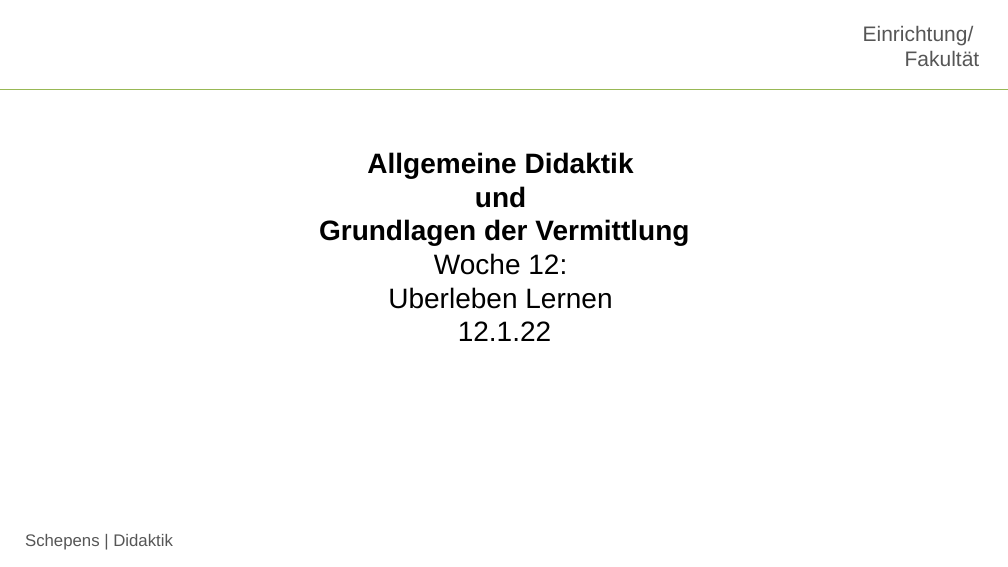
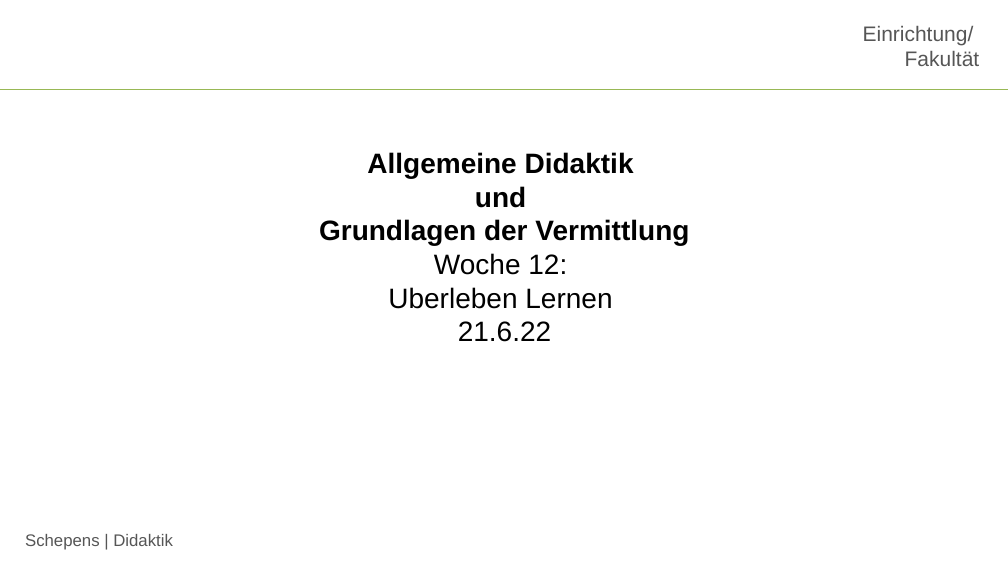
Before and after one commit to jobschepens/didakt22, a slide deck: slide 1 of folien/week12.pptx. Drawn at 1008x567 pixels with LibreOffice and Linux fonts; fonts in the diff are those of the drawing; background and template pictures are left out. Boxes give left, top, right and bottom in pixels: in the first picture for what was removed or moved away, otherwise in the second. Text is boxed around its words. In the diff, an @@ line names an element or a change of style, - is before the commit and + after.

```diff
--- a/folien/week12.pptx
+++ b/folien/week12.pptx
@@ text at [458, 321, 551, 342]: text changed @@
-12.1.22
+21.6.22
```
Also in this commit, not shown: 1 other file.
